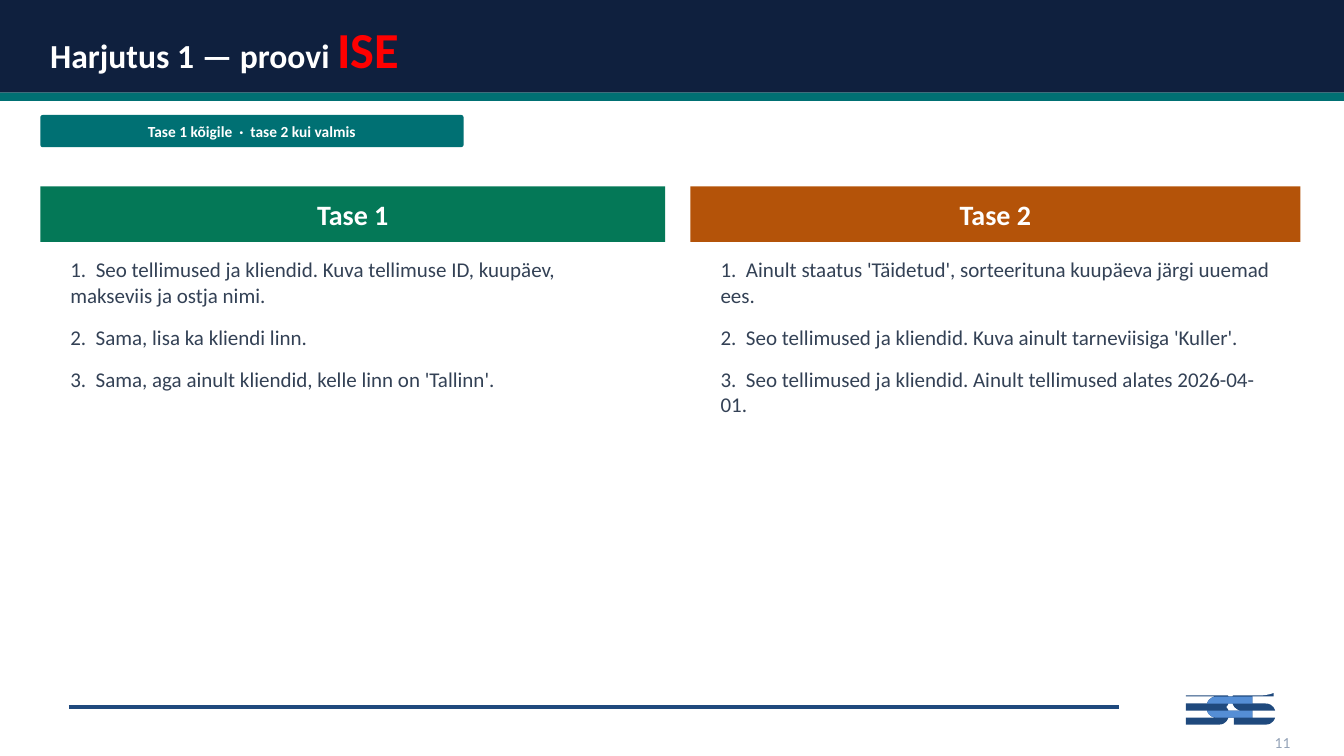
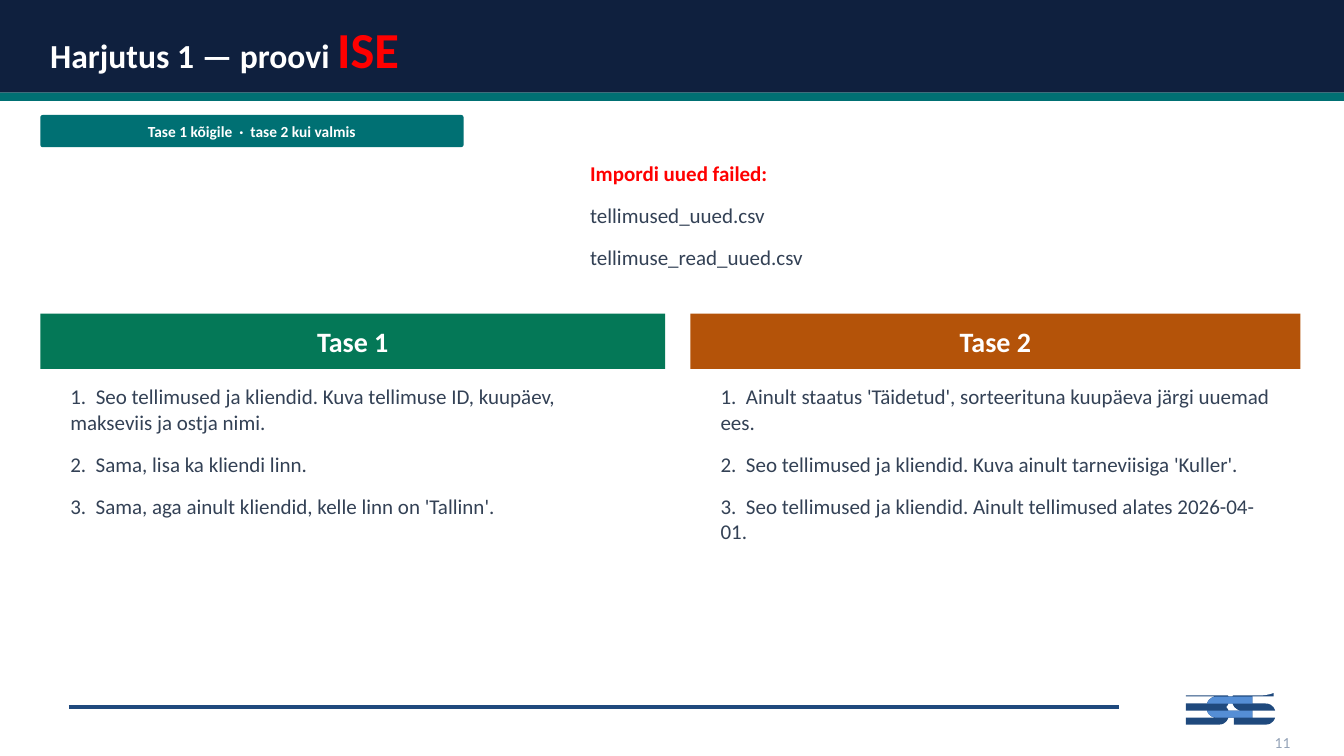
Before and after one commit to emilieabel/andmetarkus, a slide deck: slide 9 of Materjalid/Day8 SQL/8-paev-andmetarkus-esitlus.pptx. Drawn at 1344x756 pixels with LibreOffice and Linux fonts; fonts in the diff are those of the drawing. Boxes give left, top, right and bottom in pixels: in the first picture for what was removed or moved away, otherwise in the second. Text is boxed around its words. In the diff, an @@ line names an element or a change of style, - is before the commit and + after.

```diff
--- a/Materjalid/Day8 SQL/8-paev-andmetarkus-esitlus.pptx
+++ b/Materjalid/Day8 SQL/8-paev-andmetarkus-esitlus.pptx
@@ text added at [590, 166, 803, 268], 15 pt, text #334155 @@
+Impordi uued failed:
+tellimused_uued.csv
+tellimuse_read_uued.csv
@@ 4 texts, 2 rectangles: place and size @@
-4 texts, 2 rectangles at [40, 187, 1301, 412]
+4 texts, 2 rectangles at [40, 314, 1301, 539]
```
Also in this commit, not shown: 6 other slides changed, 2 slides added, 1 slide removed, 6 other files.
